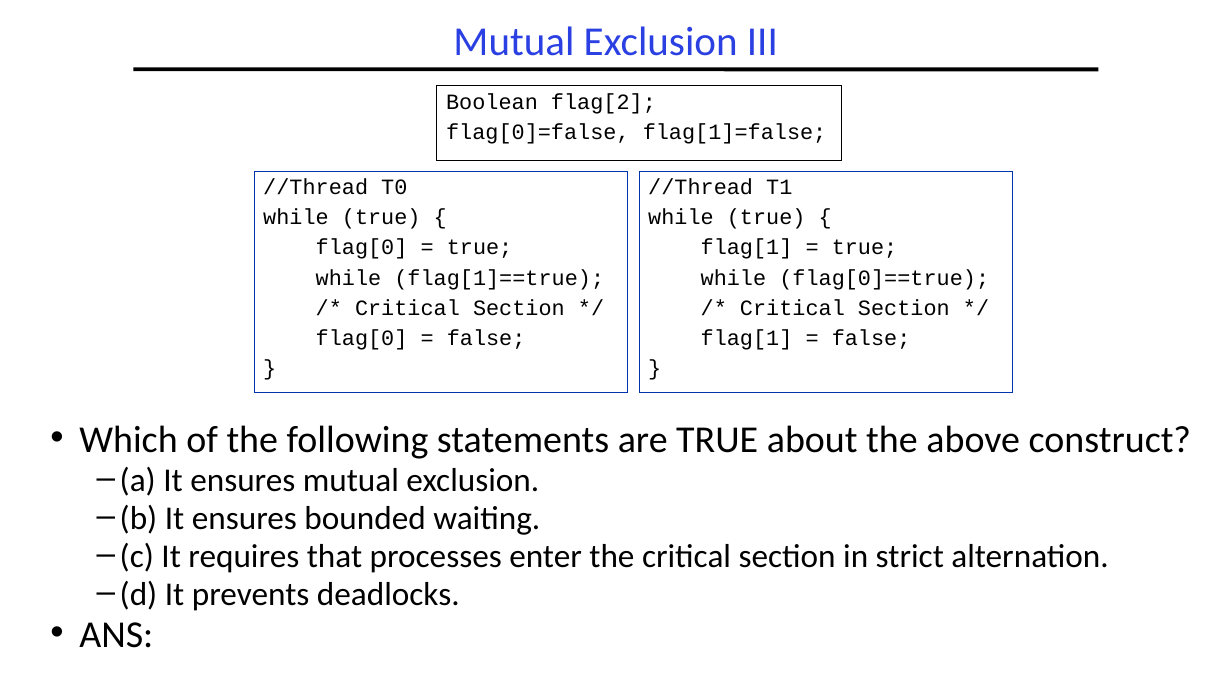
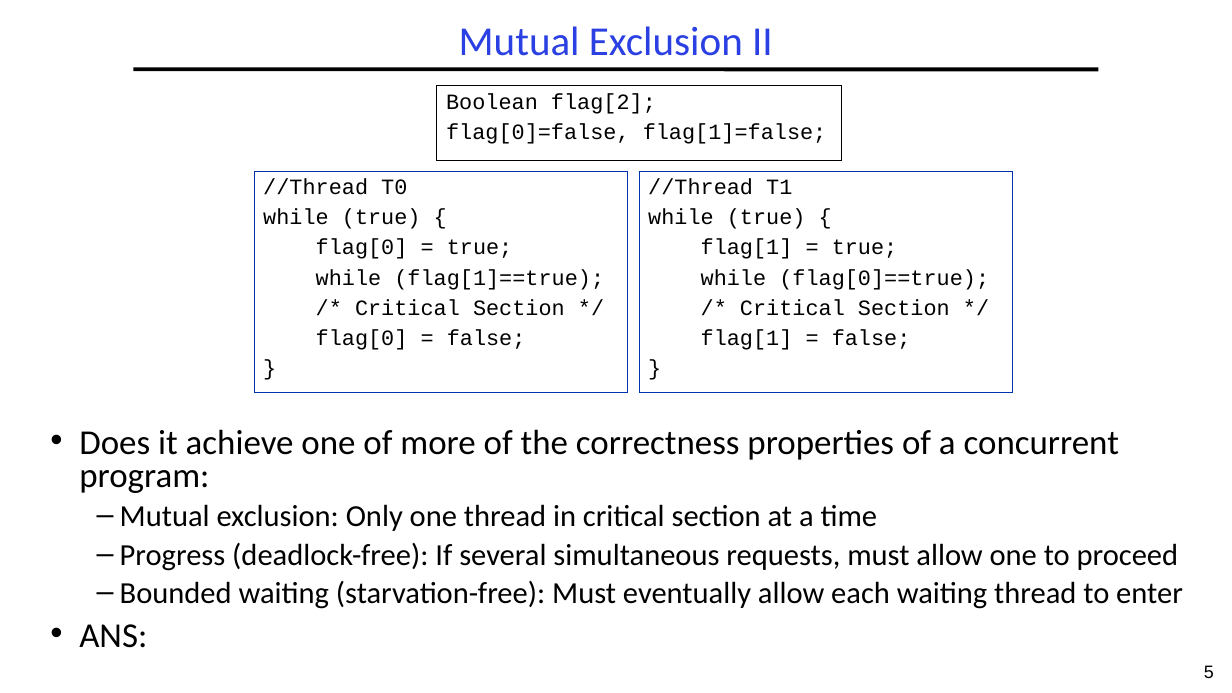
Before and after one commit to guhofstra/CSC256Fa25, a slide deck: slide 5 of PPTs/L3-Exercises.pptx (slide 4 before the commit). Drawn at 1232x693 pixels with LibreOffice and Linux fonts; fonts in the diff are those of the drawing. Boxes give left, top, right and bottom in pixels: in the first picture for what was removed or moved away, otherwise in the second. Text is boxed around its words. In the diff, an @@ line names an element or a change of style, - is before the commit and + after.

```diff
--- a/PPTs/L3-Exercises.pptx
+++ b/PPTs/L3-Exercises.pptx
@@ title at <box>459,26,773,56</box>: text changed @@
-Mutual Exclusion III
+Mutual Exclusion II
@@ text at <box>79,429,1183,609</box>: text changed; size 25.9 to 23.8 pt @@
-• Which of the following statements are TRUE about the above construct?
-  – (a) It ensures mutual exclusion.
-  – (b) It ensures bounded waiting.
-  – (c) It requires that processes enter the critical section in strict alternation.
-  – (d) It prevents deadlocks.
+• Does it achieve one of more of the correctness properties of a concurrent program:
+  – Mutual exclusion: Only one thread in critical section at a time
+  – Progress (deadlock-free): If several simultaneous requests, must allow one to proceed
+  – Bounded waiting (starvation-free): Must eventually allow each waiting thread to enter
@@ text at <box>79,624,147,648</box>: size 29.6 to 27.2 pt in "ANS:"; line spacing 0.7 to 0.8 @@
@@ page number added at <box>1204,665,1214,678</box>, 14 pt, text #000000 @@
+5
```
Also in this commit, not shown: 5 other slides changed, 2 slides added, 1 slide removed, 11 other files.
